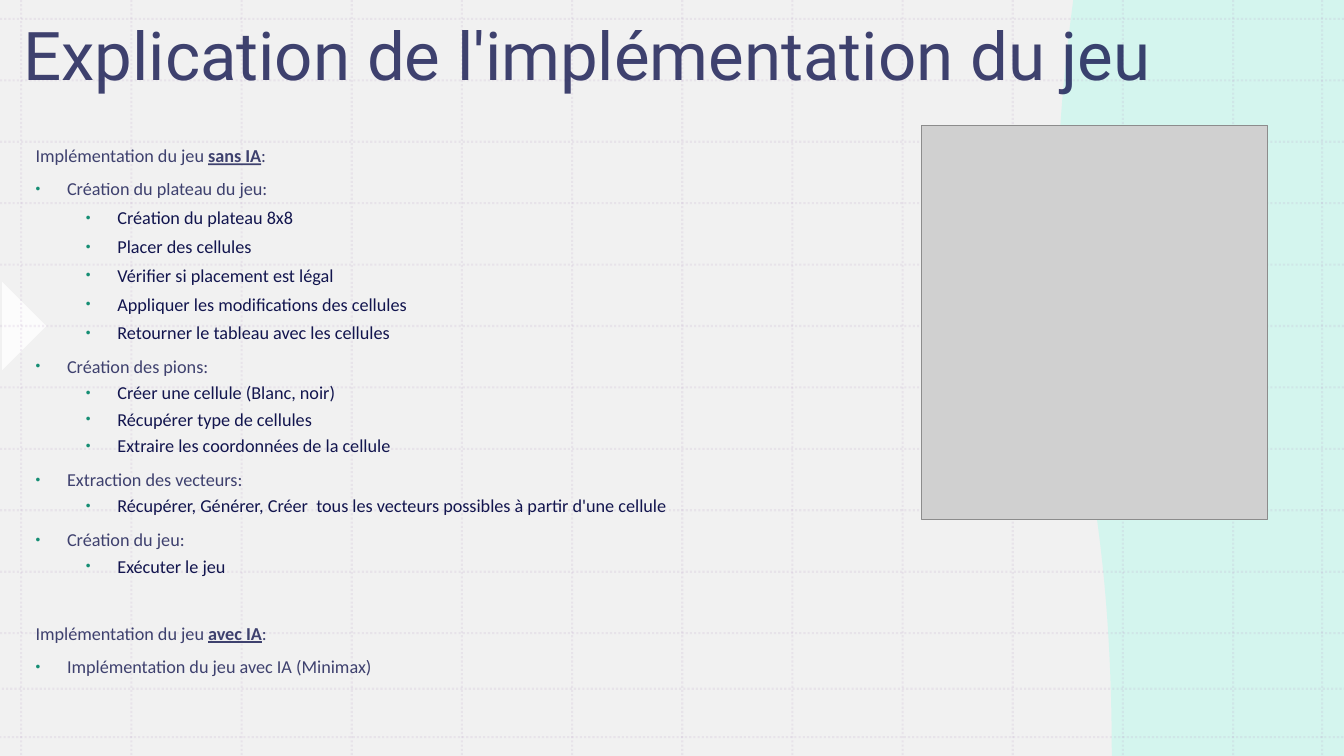
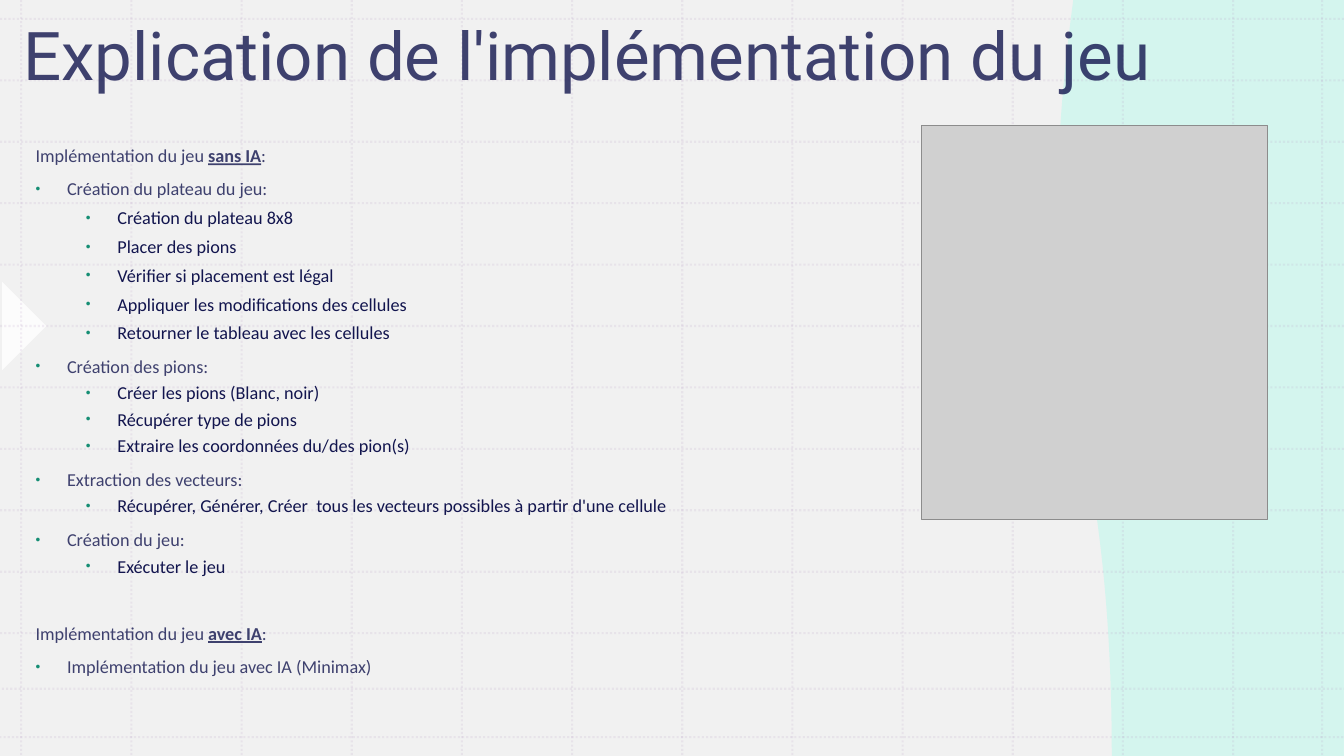
Before and after one commit to rsarujan/Ynov_Projet_IA_Reversi, a slide deck: slide 3 of Projet IA_Reversi.pptx. Drawn at 1344x756 pixels with LibreOffice and Linux fonts; fonts in the diff are those of the drawing; grey boxes stand for pictures. Boxes give left, top, right and bottom in pixels: in the first picture for what was removed or moved away, otherwise in the second. Text is boxed around its words. In the diff, an @@ line names an element or a change of style, - is before the commit and + after.

Commit message:
MAJ Présentation PPTX

```diff
--- a/Projet IA_Reversi.pptx
+++ b/Projet IA_Reversi.pptx
@@ text at <box>117,240,237,256</box>: text changed @@
-  • Placer des cellules
+  • Placer des pions
@@ text at <box>117,386,410,455</box>: text changed @@
-  • Créer une cellule (Blanc, noir)
-  • Récupérer type de cellules
-  • Extraire les coordonnées de la cellule
+  • Créer les pions (Blanc, noir)
+  • Récupérer type de pions
+  • Extraire les coordonnées du/des pion(s)
```
Also in this commit, not shown: 1 other file.
